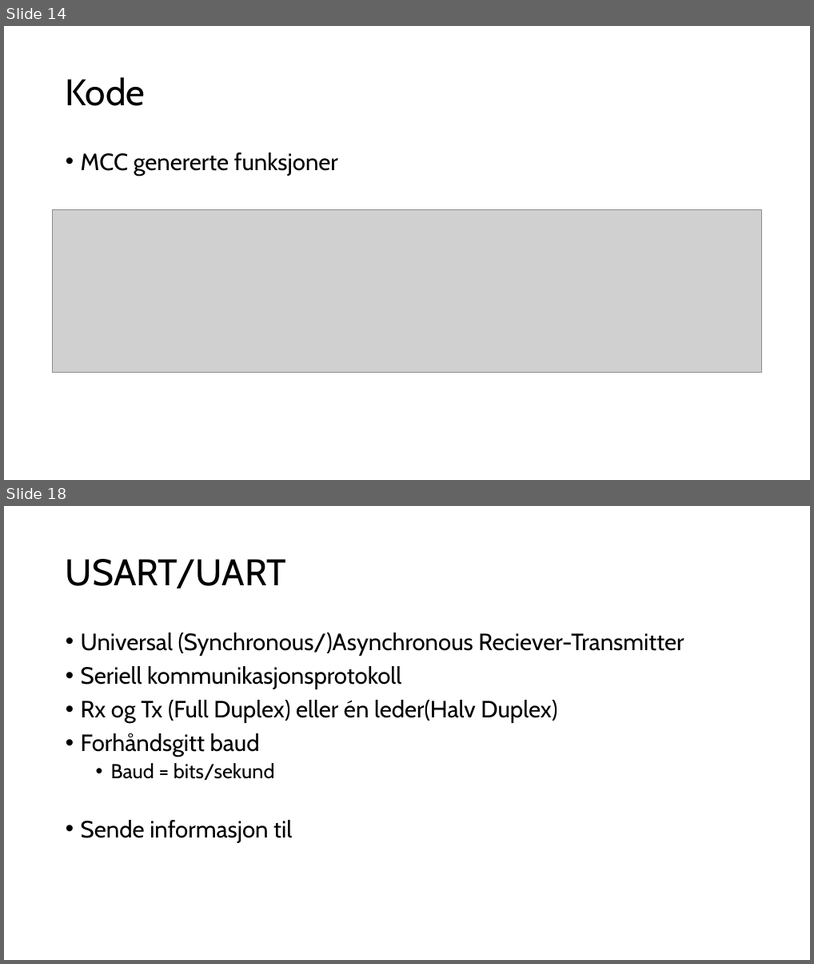
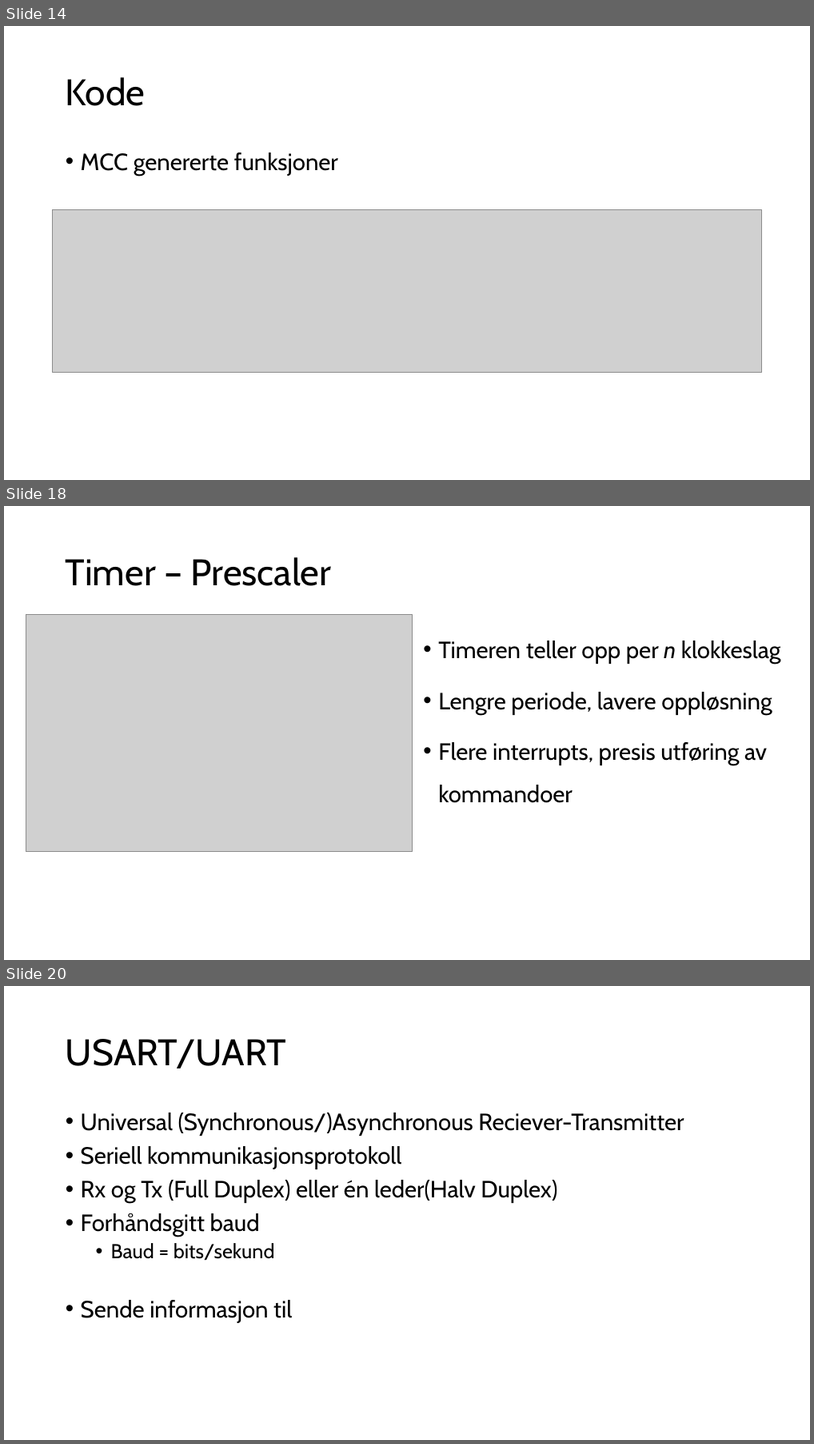
Before and after one commit to ElektraVerksted/AVR-kurs, a slide deck: Kursdag 2/Dag to.pptx. Shown one above the other, each under a label of ours: slides 14 and 18 before the commit, slides 14, 18 and 20 after it; the slides between them are not shown. The pictures are 814x964 and 814x1444 pixels, drawn with LibreOffice and Linux fonts; fonts in the diff are those of the drawing; grey boxes stand for pictures. Boxes give left, top, right and bottom in pixels: in the first picture for what was removed or moved away, otherwise in the second. Text is boxed around its words. In the diff, an @@ line names an element or a change of style, - is before the commit and + after.

```diff
--- a/Kursdag 2/Dag to.pptx
+++ b/Kursdag 2/Dag to.pptx
@@ slide 18 added at (x1=4, y1=506, x2=810, y2=960), background #FFFFFF @@
@@ title added at (x1=66, y1=557, x2=331, y2=586), 44 pt, text #000000 @@
+Timer – Prescaler
@@ picture added at (x1=26, y1=614, x2=412, y2=852) @@
@@ text added at (x1=438, y1=640, x2=782, y2=803), 28 pt, text #000000 @@
+• Timeren teller opp per n klokkeslag
+• Lengre periode, lavere oppløsning
+• Flere interrupts, presis utføring av
+  kommandoer
@@ what was slide 18 is now slide 20 @@
```
Also in this commit, not shown: 4 slides changed, 1 other slide added, 1 other file.
